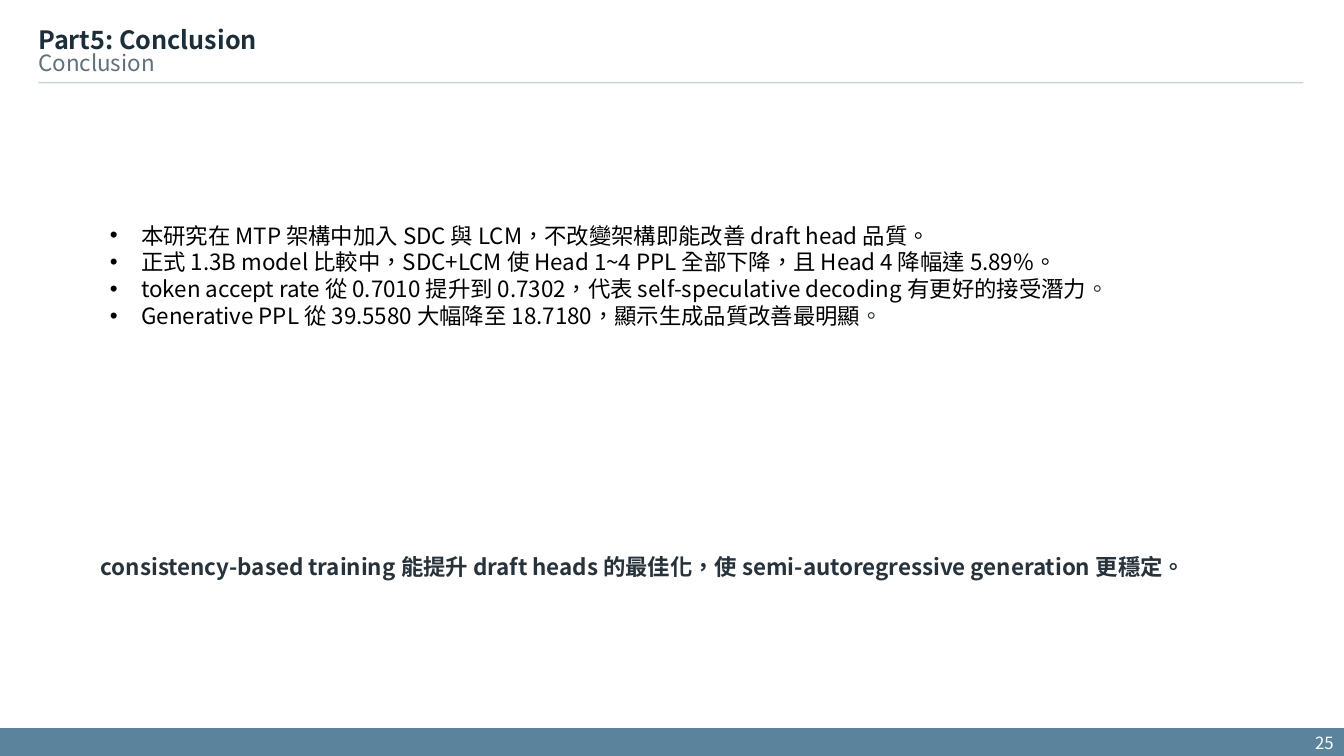
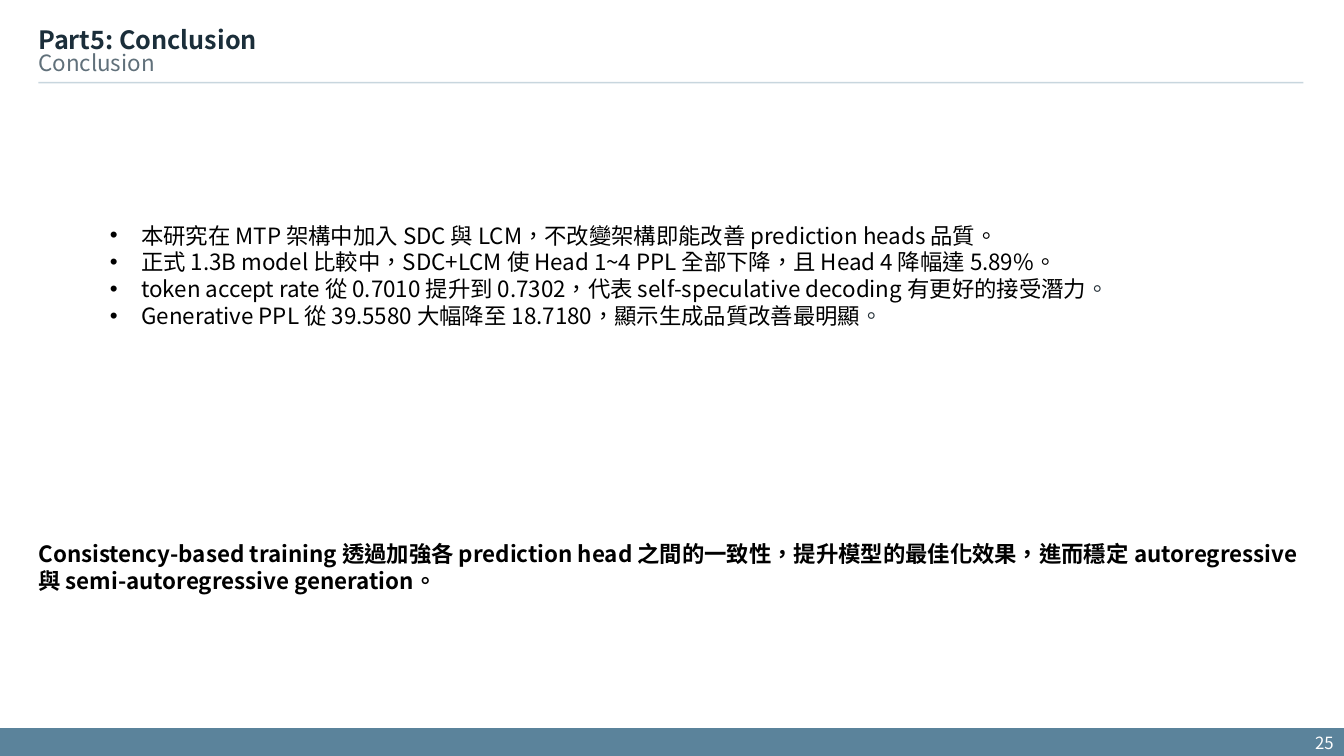
Before and after one commit to xdfg12456/llama-mtp, a slide deck: slide 25 of doc/mtp_with_consistency_method_v2.pptx. Drawn at 1344x756 pixels with LibreOffice and Linux fonts; fonts in the diff are those of the drawing. Boxes give left, top, right and bottom in pixels: in the first picture for what was removed or moved away, otherwise in the second. Text is boxed around its words. In the diff, an @@ line names an element or a change of style, - is before the commit and + after.

Commit message:
update ppt

```diff
--- a/doc/mtp_with_consistency_method_v2.pptx
+++ b/doc/mtp_with_consistency_method_v2.pptx
@@ text at <box>141,225,998,249</box>: text changed @@
-• 本研究在 MTP 架構中加入 SDC 與 LCM，不改變架構即能改善 draft head 品質。
+• 本研究在 MTP 架構中加入 SDC 與 LCM，不改變架構即能改善 prediction heads 品質。
@@ text at <box>38,543,1297,594</box>: text changed; text colour #27323A to #000000 @@
-consistency-based training 能提升 draft heads 的最佳化，使 semi-autoregressive generation 更穩定。
+Consistency-based training 透過加強各 prediction head 之間的一致性，提升模型的最佳化效果，進而穩定 autoregressive 與 semi-autoregressive generation。
```
Also in this commit, not shown: 6 other slides changed.
